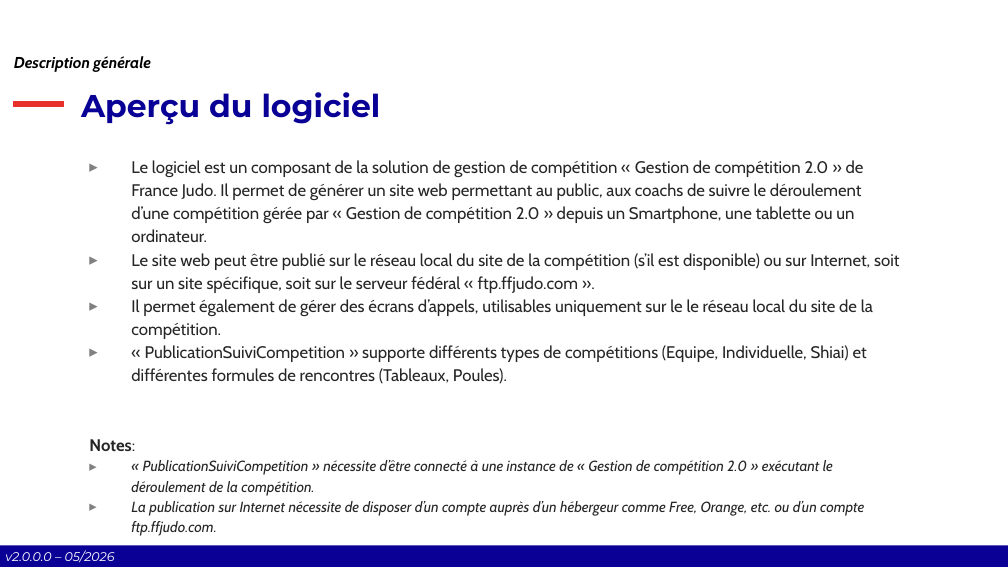
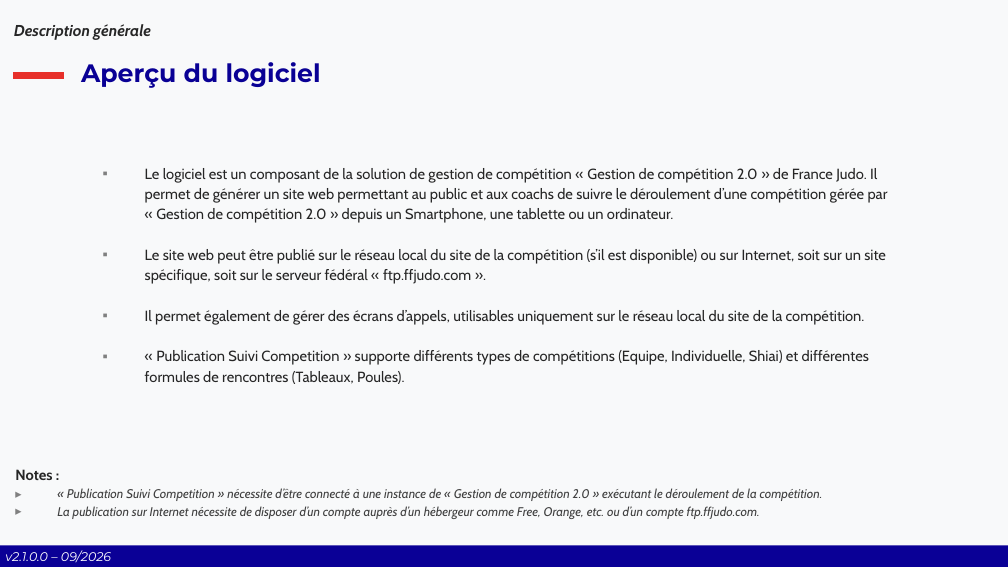
Before and after one commit to Comite-Rhone-Judo/PublicationSuiviCompetition, a slide deck: slide 4 of AppPublication/Documentation/PublicationSuiviCompetition - Manuel d'utilisation.pptx. Drawn at 1008x567 pixels with LibreOffice and Linux fonts; fonts in the diff are those of the drawing; background and template pictures are left out. Boxes give left, top, right and bottom in pixels: in the first picture for what was removed or moved away, otherwise in the second. Text is boxed around its words. In the diff, an @@ line names an element or a change of style, - is before the commit and + after.

```diff
--- a/AppPublication/Documentation/PublicationSuiviCompetition - Manuel d'utilisation.pptx
+++ b/AppPublication/Documentation/PublicationSuiviCompetition - Manuel d'utilisation.pptx
@@ background #FFFFFF to #F8F9FA @@
@@ text "Description générale": place and size @@
-text "Description générale" at box(14, 56, 151, 72)
+text "Description générale" at box(14, 24, 151, 40)
@@ text "Description générale" at box(14, 24, 151, 40): text colour #000000 to #262626 @@
@@ title "Aperçu du logiciel": place and size @@
-title "Aperçu du logiciel" at box(81, 92, 381, 125)
+title "Aperçu du logiciel" at box(81, 62, 321, 88)
@@ title "Aperçu du logiciel" at box(81, 62, 321, 88): size 30 to 24 pt; vertical alignment bottom to middle @@
@@ line moved from (14, 104) - (64, 104) to (14, 76) - (64, 76) @@
@@ rectangle removed at box(227, 116, 782, 450) @@
@@ text "Le logiciel est un composant ...": place and size @@
-text "Le logiciel est un composant ..." at box(89, 160, 899, 536)
+text "Le logiciel est un composant ..." at box(145, 168, 888, 384)
@@ text at box(145, 168, 888, 223): text changed; size 16 to 14 pt @@
-▸ Le logiciel est un composant de la solution de gestion de compétition « Gestion de compétition 2.0 » de France Judo. Il permet de générer un site web permettant au public, aux coachs de suivre le déroulement d’une compétition gérée par « Gestion de compétition 2.0 » depuis un Smartphone, une tablette ou un ordinateur.
+▪ Le logiciel est un composant de la solution de gestion de compétition « Gestion de compétition 2.0 » de France Judo. Il permet de générer un site web permettant au public et aux coachs de suivre le déroulement d’une compétition gérée par « Gestion de compétition 2.0 » depuis un Smartphone, une tablette ou un ordinateur.
@@ text at box(145, 249, 886, 284): size 16 to 14 pt in "Le site web peut être publié sur ..."; bullet ▸ to ▪ @@
@@ text at box(145, 310, 869, 384): text changed; size 16 to 14 pt @@
-▸ Il permet également de gérer des écrans d’appels, utilisables uniquement sur le le réseau local du site de la compétition.
-▸ « PublicationSuiviCompetition » supporte différents types de compétitions (Equipe, Individuelle, Shiai) et différentes formules de rencontres (Tableaux, Poules).
-Notes:
-▸ « PublicationSuiviCompetition » nécessite d’être connecté à une instance de « Gestion de compétition 2.0 » exécutant le déroulement de la compétition.
-▸ La publication sur Internet nécessite de disposer d’un compte auprès d’un hébergeur comme Free, Orange, etc. ou d’un compte ftp.ffjudo.com.
+▪ Il permet également de gérer des écrans d’appels, utilisables uniquement sur le réseau local du site de la compétition.
+▪ « Publication Suivi Competition » supporte différents types de compétitions (Equipe, Individuelle, Shiai) et différentes formules de rencontres (Tableaux, Poules).
@@ text added at box(15, 469, 823, 519), 12 pt, text #404040, italic @@
+Notes :
+▸ « Publication Suivi Competition » nécessite d’être connecté à une instance de « Gestion de compétition 2.0 » exécutant le déroulement de la compétition.
+▸ La publication sur Internet nécessite de disposer d’un compte auprès d’un hébergeur comme Free, Orange, etc. ou d’un compte ftp.ffjudo.com.
@@ text at box(5, 550, 111, 563): text changed @@
-v2.0.0.0 – 05/2026
+v2.1.0.0 – 09/2026
```
Also in this commit, not shown: 51 other slides changed, 4 slides added, 1 slide removed, 16 other files.
